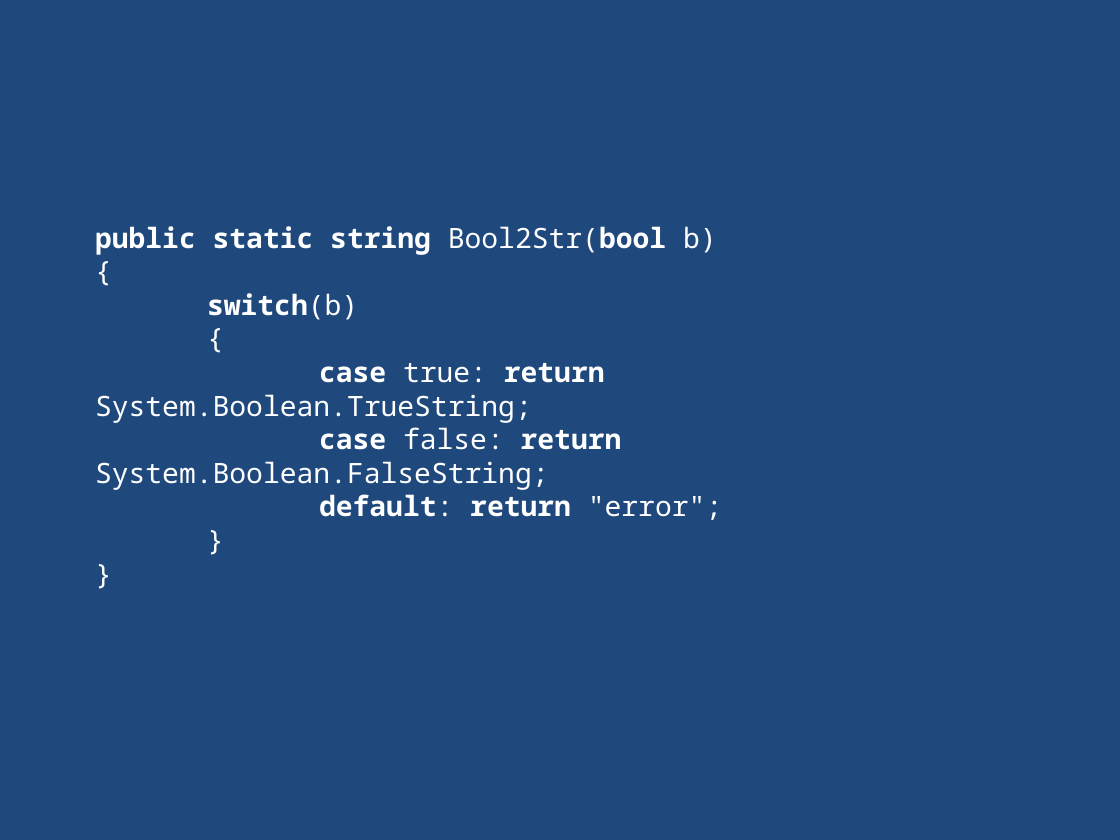
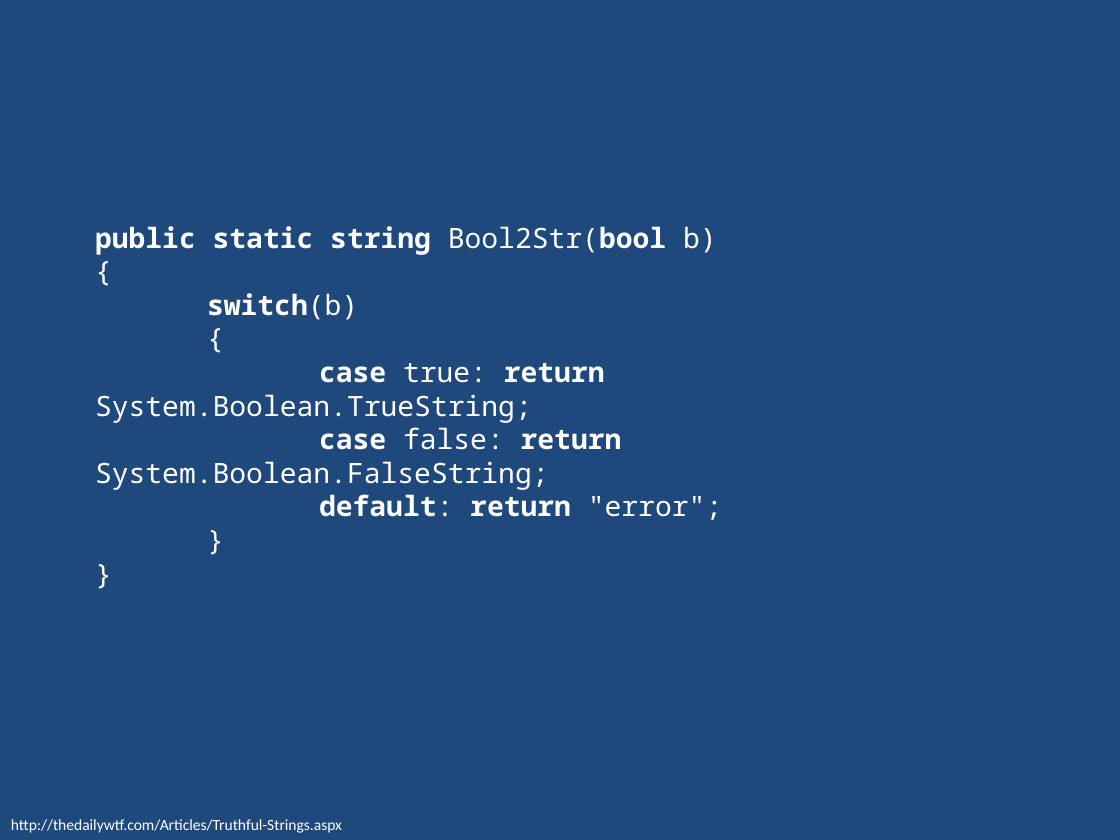
Before and after one commit to juanplopes/ci-alem-do-build, a slide deck: slide 7 of Presentation.pptx. Drawn at 1120x840 pixels with LibreOffice and Linux fonts; fonts in the diff are those of the drawing. Boxes give left, top, right and bottom in pixels: in the first picture for what was removed or moved away, otherwise in the second. Text is boxed around its words. In the diff, an @@ line names an element or a change of style, - is before the commit and + after.

```diff
--- a/Presentation.pptx
+++ b/Presentation.pptx
@@ text added at (11,819,342,833), 10 pt, text #FFFFFF @@
+http://thedailywtf.com/Articles/Truthful-Strings.aspx
```
Also in this commit, not shown: 1 other slide changed, 1 slide added, 1 slide removed, 1 other file.
